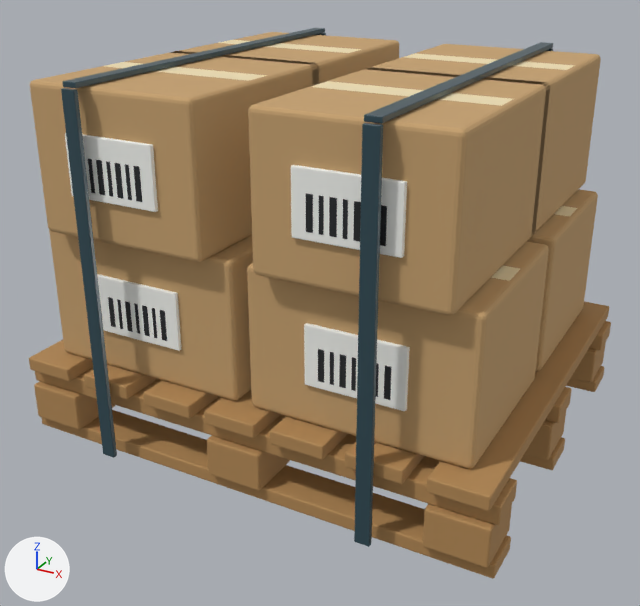
A saved change to the Blender file rungproof/rungproof-next/assets/loads/palletized_case_load/source/palletized_case_load.blend.
One viewpoint serves both versions: a camera (50 mm lens) standing at (0.981, -1.875, 1.252) and looking at (-0.01, -0.074, 0.352). Arrows for +X, +Y and +Z are at lower left; the lights stay in place. The first picture is the older version.

Objects in the first picture: 'CASE_0_0_0', 'CASE_0_0_1', 'CASE_0_1_1', 'CASE_1_0_0', 'CASE_1_0_1', 'CASE_1_1_1', 'CASE_LABEL_1_0_1', 'LOAD_STRAP_FRONT_-0.34', 'LOAD_STRAP_FRONT_0.34', 'LOAD_STRAP_TOP_-0.34', 'LOAD_STRAP_TOP_0.34', 'PALLET_BOTTOM_0', 'PALLET_STRINGER_0', 'PALLET_TOP_DECK_6' and 50 more.
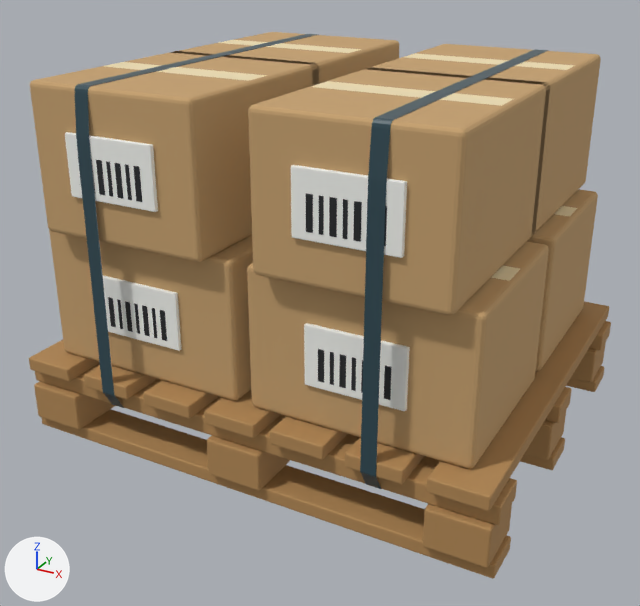
Boxes [x1, y1, x2, y2] around the edits, measured in the pictures (640 x 606 px):
'LOAD_STRAP_FRONT_0.34', deleted (dark cyan)
    before: [354, 123, 383, 547]
'LOAD_STRAP_LOOP_1', added
    after: [360, 49, 549, 489]
'LOAD_STRAP_FRONT_-0.34', deleted (dark cyan)
    before: [61, 88, 117, 458]
'LOAD_STRAP_LOOP_0', added
    after: [75, 34, 318, 408]
'LOAD_STRAP_TOP_0.34', deleted
    before: [364, 42, 553, 124]
'LOAD_STRAP_TOP_-0.34', deleted
    before: [62, 28, 325, 88]

The change in detail:
Mesh me_load_strap_loop_1 is new.
It has 96 vertices, 96 faces and spans x 0.322..0.358, y -0.509..0.509, z 0.166..0.929.
It uses material mat_polypropylene_strap (dark cyan #304b55).
Mesh me_load_strap_loop_0 is new.
It has 96 vertices, 96 faces and spans x -0.358..-0.322, y -0.509..0.509, z 0.166..0.929.
It uses material mat_polypropylene_strap (dark cyan #304b55).
Object 'LOAD_STRAP_FRONT_-0.34' (ob_load_strap_front__0_34) is deleted.
Object 'LOAD_STRAP_TOP_-0.34' (ob_load_strap_top__0_34) is deleted.
Object 'LOAD_STRAP_FRONT_0.34' (ob_load_strap_front_0_34) is deleted.
Object 'LOAD_STRAP_TOP_0.34' (ob_load_strap_top_0_34) is deleted.
Object 'LOAD_STRAP_LOOP_1' (ob_load_strap_loop_1) is new; it shows me_load_strap_loop_1.
Its location is (0.0, 0.0, 0.0).
Object 'LOAD_STRAP_LOOP_0' (ob_load_strap_loop_0) is new; it shows me_load_strap_loop_0.
Its location is (0.0, 0.0, 0.0).
